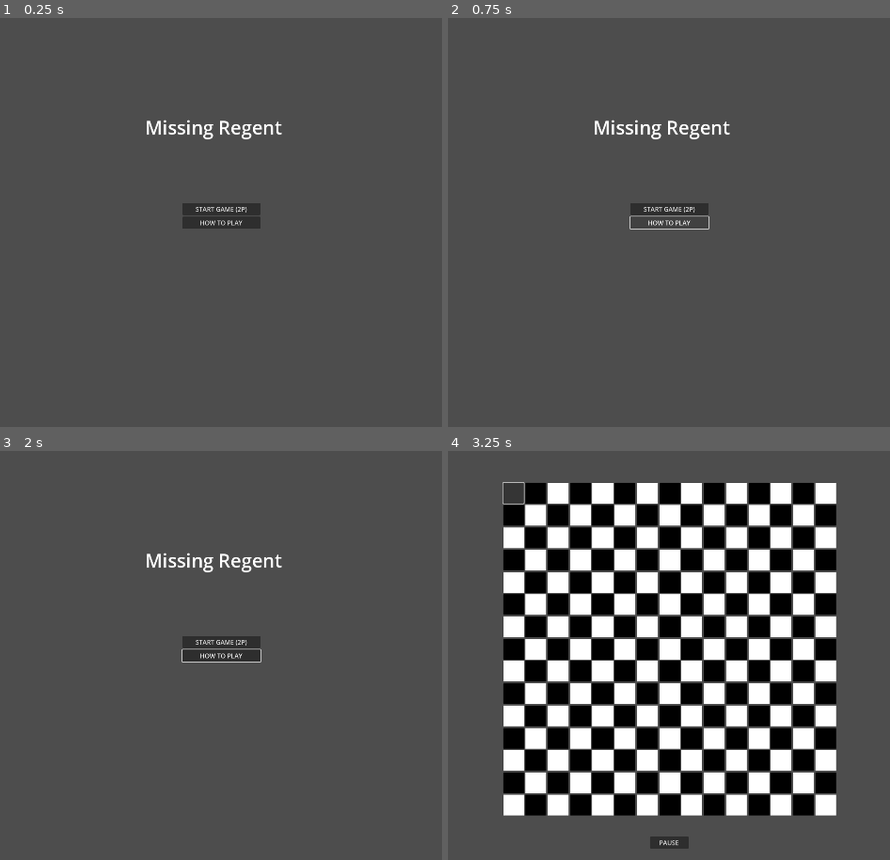
Above: before the commit, frames 1-4 (two rows, left to right).
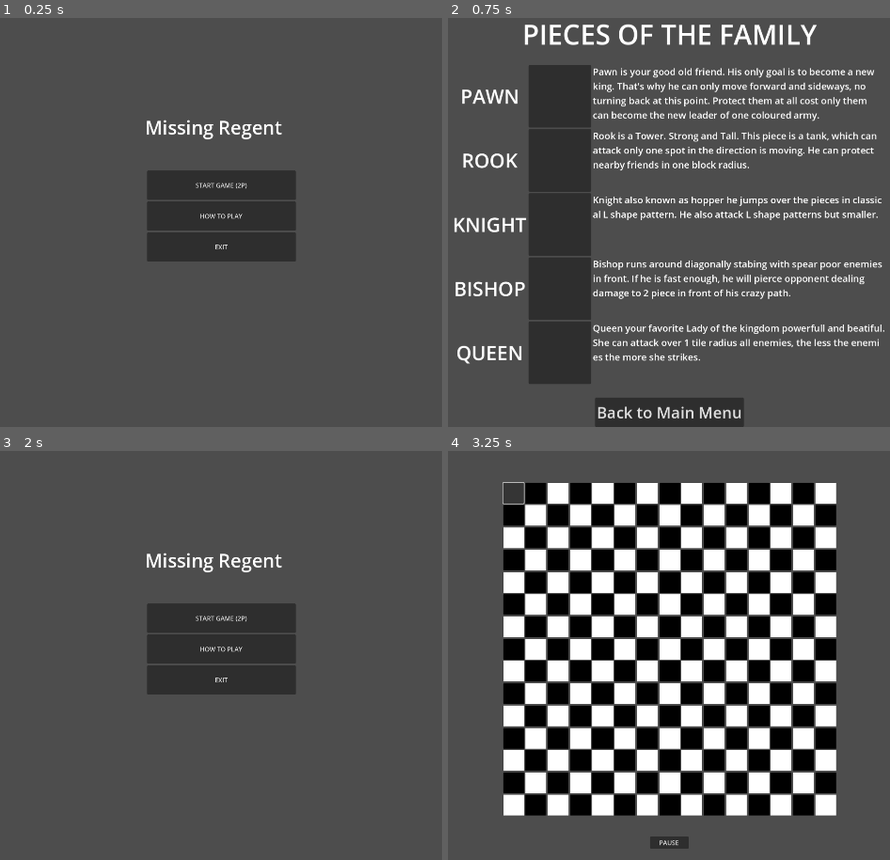
Above: after the commit, the same moments.

Repository: Aeyil/incomplete-jam-game
Game: Godot game, scene res://main_menu/main_menu.tscn
The game is run twice, just before and just after one commit, with the same random seed, the same clock (stepped at 60 frames per second) and the same inputs.
Inputs (mouse positions are in pixels of both pictures, inside the frame that each line leads up to):
- Up to frame 1 (0.25 s): no input
- Up to frame 2 (0.75 s): click "HOW TO PLAY" at 0.5 s
- Up to frame 3 (2 s): click (221, 843) at 1.25 s, where only the run after the commit has a clickable "Back to Main Menu"
- Up to frame 4 (3.25 s): click "START GAME (2P)" at 2 s; click (514, 491) at 2.77 s

The runs differ from the first frame. In frame 1, 6.2% of the frame differs, in the area x 33-67%, y 37-60%; in frame 2, 23%, in the area x 1-99%, y 1-100%; in frame 3, 6.2%; in frame 4, nothing differs.

Commit message:
TutorialBasic

Diff:
--- /dev/null
+++ b/Tutorial/tutorial.tscn
@@ -0,0 +1,161 @@
+[gd_scene load_steps=2 format=3 uid="uid://dqplwl5ytdgoe"]
+
+[ext_resource type="Script" uid="uid://51ngy8xfr0tq" path="res://Tutorial/tutorial_menu.gd" id="1_owc84"]
+
+[node name="Tutorial" type="Control"]
+layout_mode = 3
+anchors_preset = 15
+anchor_right = 1.0
+anchor_bottom = 1.0
+grow_horizontal = 2
+grow_vertical = 2
+script = ExtResource("1_owc84")
+
+[node name="HBoxContainer" type="HBoxContainer" parent="."]
+custom_minimum_size = Vector2(0, 800)
+layout_mode = 1
+anchors_preset = 5
+anchor_left = 0.5
+anchor_right = 0.5
+offset_left = -554.0
+offset_right = 554.0
+offset_bottom = 838.0
+grow_horizontal = 2
+
+[node name="VBoxContainer" type="VBoxContainer" parent="HBoxContainer"]
+custom_minimum_size = Vector2(960, 0)
+layout_mode = 2
+
+[node name="Label" type="Label" parent="HBoxContainer/VBoxContainer"]
+custom_minimum_size = Vector2(1000, 150)
+layout_mode = 2
+theme_override_font_sizes/font_size = 70
+text = "PIECES OF THE FAMILY"
+horizontal_alignment = 1
+vertical_alignment = 1
+
+[node name="pawnExplain" type="HBoxContainer" parent="HBoxContainer/VBoxContainer"]
+layout_mode = 2
+
+[node name="Pawn" type="Label" parent="HBoxContainer/VBoxContainer/pawnExplain"]
+custom_minimum_size = Vector2(190, 0)
+layout_mode = 2
+theme_override_font_sizes/font_size = 50
+text = "PAWN"
+horizontal_alignment = 1
+
+[node name="pawnImage" type="Panel" parent="HBoxContainer/VBoxContainer/pawnExplain"]
+custom_minimum_size = Vector2(160, 160)
+layout_mode = 2
+
+[node name="pawnText" type="Label" parent="HBoxContainer/VBoxContainer/pawnExplain"]
+custom_minimum_size = Vector2(750, 160)
+layout_mode = 2
+theme_override_font_sizes/font_size = 24
+text = "Pawn is your good old friend. His only goal is to become a new king. That's why he can only move forward and sideways, no turning back at this point. Protect them at all cost only them can become the new leader of one coloured army. "
+autowrap_mode = 3
+
+[node name="rookExplain" type="HBoxContainer" parent="HBoxContainer/VBoxContainer"]
+layout_mode = 2
+
+[node name="Rook" type="Label" parent="HBoxContainer/VBoxContainer/rookExplain"]
+custom_minimum_size = Vector2(190, 0)
+layout_mode = 2
+theme_override_font_sizes/font_size = 50
+text = "ROOK"
+horizontal_alignment = 1
+
+[node name="rookImage" type="Panel" parent="HBoxContainer/VBoxContainer/rookExplain"]
+custom_minimum_size = Vector2(160, 160)
+layout_mode = 2
+
+[node name="rookText" type="Label" parent="HBoxContainer/VBoxContainer/rookExplain"]
+custom_minimum_size = Vector2(750, 160)
+layout_mode = 2
+theme_override_font_sizes/font_size = 24
+text = "Rook is a Tower. Strong and Tall. This piece is a tank, which can attack only one spot in the direction is moving. He can protect nearby friends in one block radius."
+autowrap_mode = 3
+
+[node name="knightExplain" type="HBoxContainer" parent="HBoxContainer/VBoxContainer"]
+layout_mode = 2
+
+[node name="Knight" type="Label" parent="HBoxContainer/VBoxContainer/knightExplain"]
+custom_minimum_size = Vector2(190, 0)
+layout_mode = 2
+theme_override_font_sizes/font_size = 50
+text = "KNIGHT"
+horizontal_alignment = 1
+
+[node name="KnightImage" type="Panel" parent="HBoxContainer/VBoxContainer/knightExplain"]
+custom_minimum_size = Vector2(160, 160)
+layout_mode = 2
+
+[node name="knightText" type="Label" parent="HBoxContainer/VBoxContainer/knightExplain"]
+custom_minimum_size = Vector2(750, 160)
+layout_mode = 2
+theme_override_font_sizes/font_size = 24
+text = "Knight also known as hopper he jumps over the pieces in classical L shape pattern. He also attack L shape patterns but smaller."
+autowrap_mode = 1
+
+[node name="bishopExplain" type="HBoxContainer" parent="HBoxContainer/VBoxContainer"]
+layout_mode = 2
+
+[node name="Bishop" type="Label" parent="HBoxContainer/VBoxContainer/bishopExplain"]
+custom_minimum_size = Vector2(190, 0)
+layout_mode = 2
+theme_override_font_sizes/font_size = 50
+text = "BISHOP"
+horizontal_alignment = 1
+
+[node name="BishopImage" type="Panel" parent="HBoxContainer/VBoxContainer/bishopExplain"]
+custom_minimum_size = Vector2(160, 160)
+layout_mode = 2
+
+[node name="bishopText" type="Label" parent="HBoxContainer/VBoxContainer/bishopExplain"]
+custom_minimum_size = Vector2(750, 160)
+layout_mode = 2
+theme_override_font_sizes/font_size = 24
+text = "Bishop runs around diagonally stabing with spear poor enemies in front. If he is fast enough, he will pierce opponent dealing damage to 2 piece in front of his crazy path."
+autowrap_mode = 3
+
+[node name="queenExplain" type="HBoxContainer" parent="HBoxContainer/VBoxContainer"]
+layout_mode = 2
+
+[node name="Queen" type="Label" parent="HBoxContainer/VBoxContainer/queenExplain"]
+custom_minimum_size = Vector2(190, 0)
+layout_mode = 2
+theme_override_font_sizes/font_size = 50
+text = "QUEEN"
+horizontal_alignment = 1
+
+[node name="QueenImage" type="Panel" parent="HBoxContainer/VBoxContainer/queenExplain"]
+custom_minimum_size = Vector2(160, 160)
+layout_mode = 2
+
+[node name="queenText" type="Label" parent="HBoxContainer/VBoxContainer/queenExplain"]
+custom_minimum_size = Vector2(750, 160)
+layout_mode = 2
+theme_override_font_sizes/font_size = 24
+text = "Queen your favorite Lady of the kingdom powerfull and beatiful. She can attack over 1 tile radius all enemies, the less the enemies the more she strikes."
+autowrap_mode = 1
+
+[node name="GoBackPanel" type="VBoxContainer" parent="."]
+layout_mode = 1
+anchors_preset = 7
+anchor_left = 0.5
+anchor_top = 1.0
+anchor_right = 0.5
+anchor_bottom = 1.0
+offset_left = -80.0
+offset_top = -40.0
+offset_right = 80.0
+grow_horizontal = 2
+grow_vertical = 0
+
+[node name="Back_to_main_menu" type="Button" parent="GoBackPanel"]
+custom_minimum_size = Vector2(380, 75)
+layout_mode = 2
+theme_override_font_sizes/font_size = 40
+text = "Back to Main Menu"
+
+[connection signal="pressed" from="GoBackPanel/Back_to_main_menu" to="." method="_on_back_to_main_menu_pressed"]
--- /dev/null
+++ b/Tutorial/tutorial_menu.gd
@@ -0,0 +1,6 @@
+extends Control
+
+
+func _on_back_to_main_menu_pressed() -> void:
+	SceneManager.swtich_to_main_menu()
+	pass # Replace with function body.
--- a/globals/scene_manager.gd
+++ b/globals/scene_manager.gd
@@ -2,6 +2,7 @@
 
 @export var main_menu_scene : PackedScene = preload("res://main_menu/main_menu.tscn")
 @export var gameplay_scene : PackedScene = preload("res://core/gameplay_scene.tscn")
+@export var tutorial_scene : PackedScene = preload("res://Tutorial/tutorial.tscn")
 
 func _ready():
 	SignalHub.start_new_game.connect(switch_to_gameplay)
@@ -14,3 +15,6 @@
 
 func swtich_to_main_menu():
 	get_tree().change_scene_to_packed(main_menu_scene)
+
+func switch_to_tutorial():
+	get_tree().change_scene_to_packed(tutorial_scene)
--- a/main_menu/main_menu.gd
+++ b/main_menu/main_menu.gd
@@ -7,5 +7,10 @@
 
 
 func _on_how_to_play_button_pressed():
-	# Switch to HowToPlay Screen
+	SceneManager.switch_to_tutorial()
 	pass # Replace with function body.
+
+
+func _on_exit_button_pressed() -> void:
+	get_tree().quit()
+	pass # Replace with function body.
--- a/main_menu/main_menu.tscn
+++ b/main_menu/main_menu.tscn
@@ -19,19 +19,26 @@
 anchor_right = 0.5
 anchor_bottom = 0.5
 offset_left = -100.0
-offset_top = -20.0
+offset_top = -39.0
 offset_right = 100.0
-offset_bottom = 20.0
+offset_bottom = 39.0
 grow_horizontal = 2
 grow_vertical = 2
 
 [node name="StartButton" type="Button" parent="MenuPanel"]
+custom_minimum_size = Vector2(380, 75)
 layout_mode = 2
 text = "START GAME (2P)"
 
 [node name="HowToPlayButton" type="Button" parent="MenuPanel"]
+custom_minimum_size = Vector2(380, 75)
 layout_mode = 2
 text = "HOW TO PLAY"
+
+[node name="ExitButton" type="Button" parent="MenuPanel"]
+custom_minimum_size = Vector2(380, 75)
+layout_mode = 2
+text = "EXIT"
 
 [node name="RichTextLabel" type="RichTextLabel" parent="."]
 layout_mode = 1
@@ -53,3 +60,4 @@
 
 [connection signal="pressed" from="MenuPanel/StartButton" to="." method="_on_start_button_pressed"]
 [connection signal="pressed" from="MenuPanel/HowToPlayButton" to="." method="_on_how_to_play_button_pressed"]
+[connection signal="pressed" from="MenuPanel/ExitButton" to="." method="_on_exit_button_pressed"]
Not shown, added: Tutorial/tutorial_menu.gd.uid
